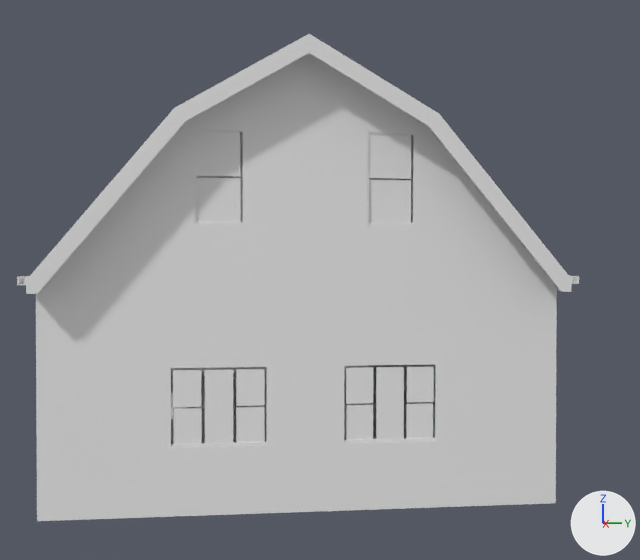
The Blender file FARM-LIFE/models/barn/barn.blend: old version first, new version second.
Before and after are seen from a camera (50 mm lens) standing at (-10.0, -3.2, 4.4) and looking at (-36.7, 0.1, 4.0). Lighting does not change. The marker at lower right points along +X, +Y and +Z. Materials are left out; every surface is plain grey.

Objects in the first picture: 'fasciaGutter', 'roofSheet', 'slab', 'wallFrame', 'windowGlass', 'windowSill'.
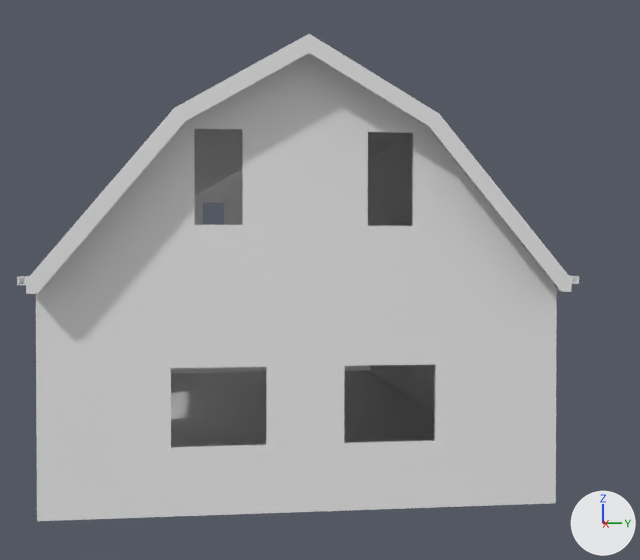
Changed parts and their boxes [x1, y1, x2, y2] in the pictures (640 x 560 px):
'windowGlass', deleted: before [173, 131, 434, 444]
'roofSheet', reshaped: before [194, 129, 557, 287]; after [194, 129, 545, 272]
'windowSill', deleted: before [171, 437, 435, 448]
part 1 of me_default_003, deleted: before [196, 131, 413, 224]
part 2 of me_default_003, cut back: before [194, 129, 557, 287]; after [194, 129, 409, 196]

Diff of the bpy script that builds the scene:
```diff
--- a/FARM-LIFE/models/barn/barn.blend.py
+++ b/FARM-LIFE/models/barn/barn.blend.py
@@ me_default_003 @@
 # used by ob_roofsheet; location = (0.0, 0.0, 0.0); scale = (0.305, 0.305, 0.305)
-me_default_003.from_pydata(...)  # 928 vertices, 584 faces; spans x -155.8..-86.5, y -20.9..11.9, z 13.1..28.5
+me_default_003.from_pydata(...)  # 80 vertices, 17 faces, 2 loose edges; spans x -155.8..-86.5, y -20.9..11.9, z 13.1..28.5
+# me_default_003 part 1: 127 loose pieces with 680 vertices, spanning x -155.8..-86.5, y -12.6..11.9, z 13.1..28.5, are deleted
+# me_default_003 part 2
+# 168 vertices are removed from x -155.8..-86.5, y -20.9..11.9, z 13.1..28.5
+# 154 faces are deleted
+# 6 vertices move within x -153.9..-88.4, y -11.4..2.3, z 17.1..22.9
+# 2 loose edges are added
+# 13 new faces join them
@@ ob_windowsill @@
-ob_windowsill = bpy.data.objects.new('windowSill', me_default_wall_003)
-ob_windowsill.location = (0.0, 0.0, 0.0)
-ob_windowsill.scale = (0.305, 0.305, 0.305)
@@ ob_windowglass @@
-ob_windowglass = bpy.data.objects.new('windowGlass', me_glass_003)
-ob_windowglass.location = (0.0, 0.0, 0.0)
-ob_windowglass.scale = (0.305, 0.305, 0.305)
```
